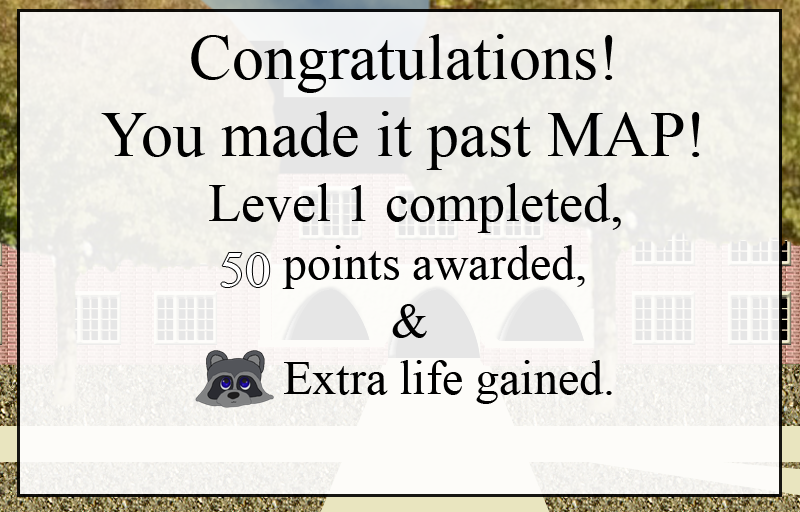
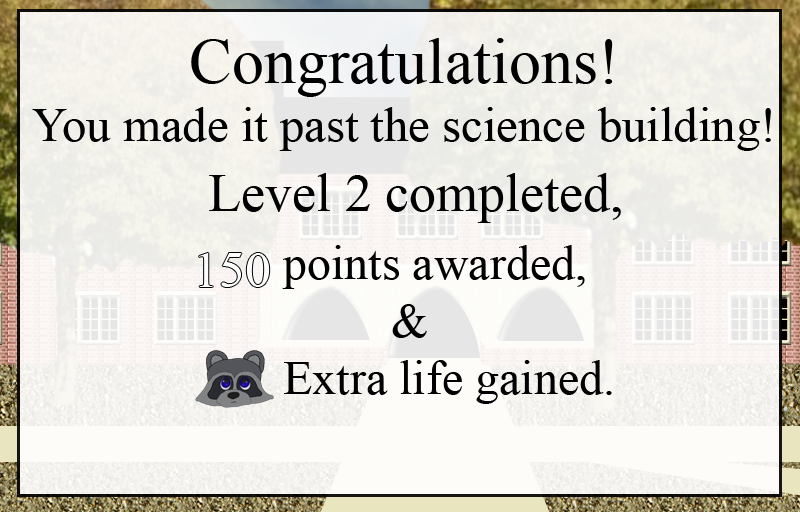
Comparing the layer stacks of the two 800×512 images. Changes:
renamed "Level 1 completed," to "Level 2 completed,", painted on it over <box>209,173,621,233</box>
renamed "Congratulations! You made it past MAP!" to "Congratulations! You made it past the science building!", painted on it over <box>32,34,771,170</box>
renamed "50" to "150", painted on it over <box>199,253,214,287</box>
